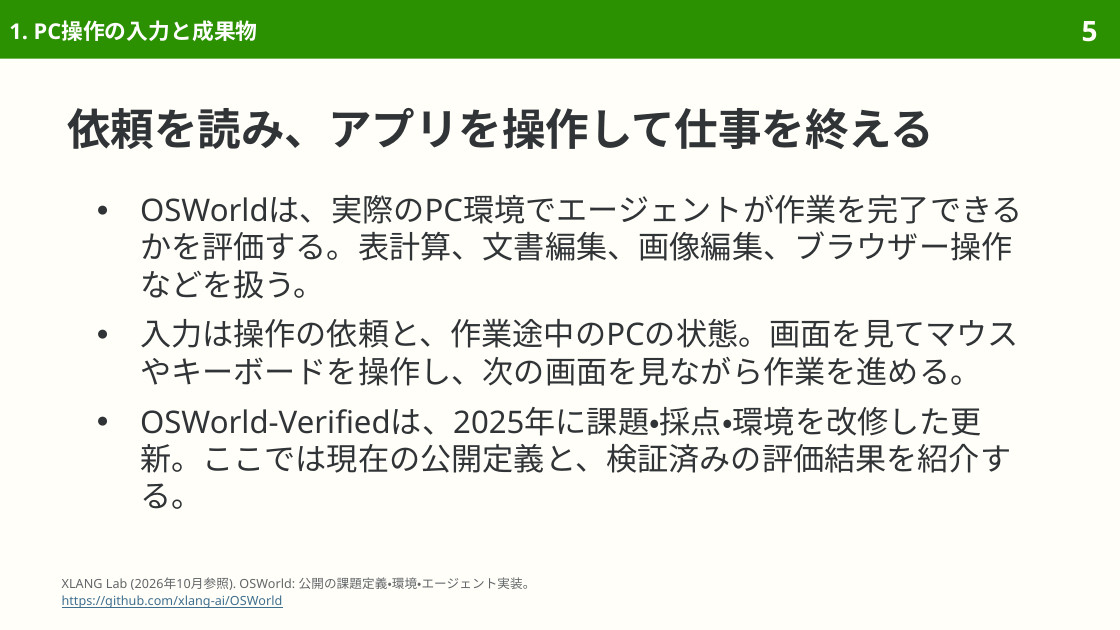
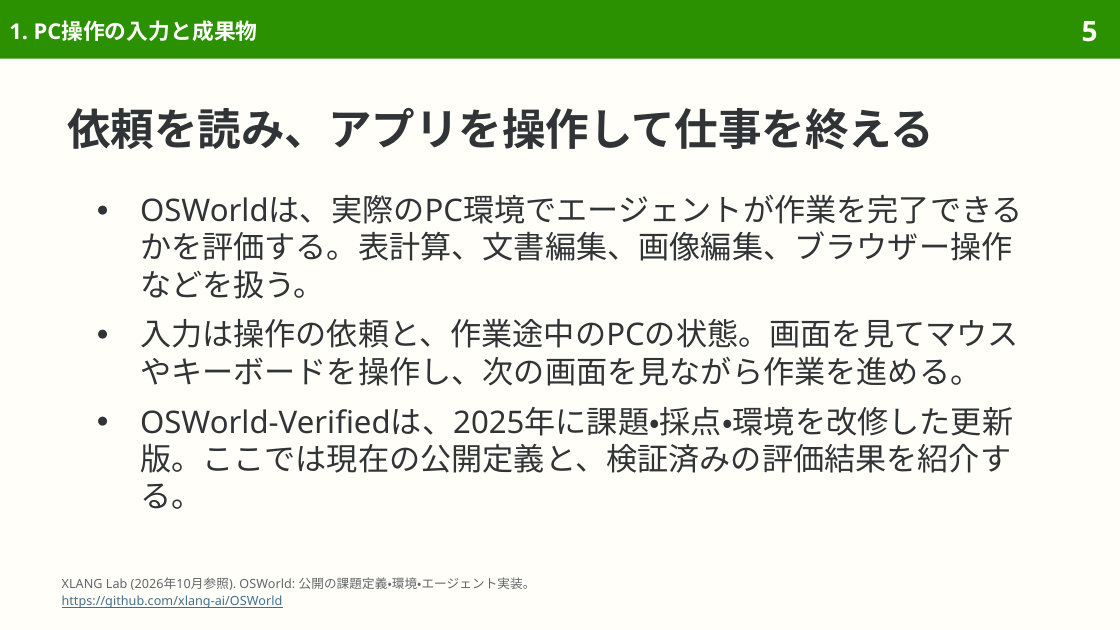
Before and after one commit to sasakiy84/datasets-in-10-minutes, a slide deck: slide 5 of slides/datasets-in-10-minutes-osworld-verified.pptx. Drawn at 1120x630 pixels with LibreOffice and Linux fonts; fonts in the diff are those of the drawing. Boxes give left, top, right and bottom in pixels: in the first picture for what was removed or moved away, otherwise in the second. Text is boxed around its words. In the diff, an @@ line names an element or a change of style, - is before the commit and + after.

Commit message:
Proofread osworld-verified with Japanese proofreading skill

```diff
--- a/slides/datasets-in-10-minutes-osworld-verified.pptx
+++ b/slides/datasets-in-10-minutes-osworld-verified.pptx
@@ text at bbox=[140, 407, 1013, 509]: text changed @@
-● OSWorld-Verifiedは、2025年に課題・採点・環境を改修した更新。ここでは現在の公開定義と、検証済みの評価結果を紹介する。
+● OSWorld-Verifiedは、2025年に課題・採点・環境を改修した更新版。ここでは現在の公開定義と、検証済みの評価結果を紹介する。
```
Also in this commit, not shown: 9 other slides changed, 7 other files.
